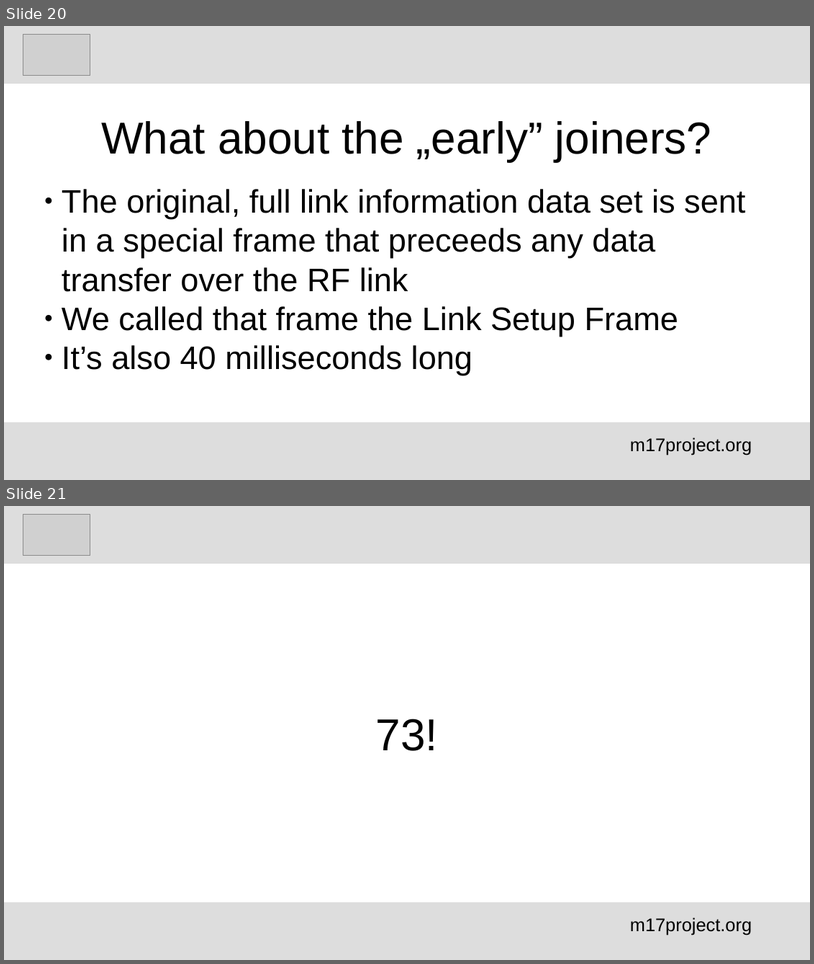
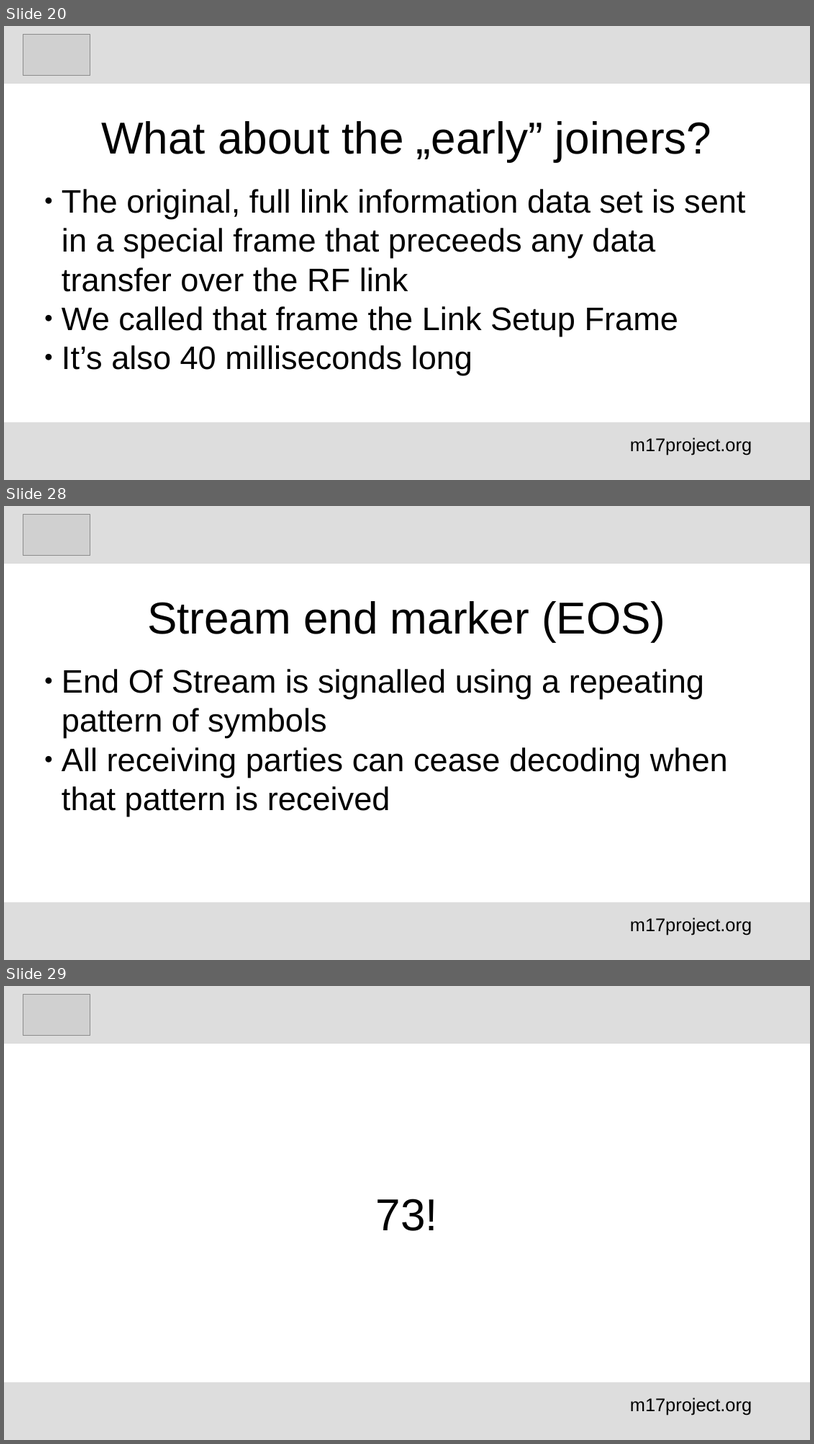
Before and after one commit to M17-Project/M17_education, a slide deck: English/M17_voice_encoding_en.odp. Shown one above the other, each under a label of ours: slides 20 and 21 before the commit, slides 20, 28 and 29 after it; the slides between them are not shown. The pictures are 814x964 and 814x1444 pixels, drawn with LibreOffice and Linux fonts; fonts in the diff are those of the drawing; grey boxes stand for pictures. Boxes give left, top, right and bottom in pixels: in the first picture for what was removed or moved away, otherwise in the second. Text is boxed around its words. In the diff, an @@ line names an element or a change of style, - is before the commit and + after.

```diff
--- a/English/M17_voice_encoding_en.odp
+++ b/English/M17_voice_encoding_en.odp
@@ slide 28 added at <box>4,506,810,960</box>, background #FFFFFF @@
@@ rectangle added at <box>4,506,810,564</box>, fill #DDDDDD @@
@@ picture added at <box>23,514,90,556</box> @@
@@ title added at <box>147,601,666,641</box>, 44 pt, text #000000 @@
+Stream end marker (EOS)
@@ subtitle added at <box>62,669,728,816</box>, 32 pt, text #000000 @@
+● End Of Stream is signalled using a repeating pattern of symbols
+● All receiving parties can cease decoding when that pattern is received
@@ rectangle added at <box>4,902,810,960</box>, fill #DDDDDD @@
@@ text added at <box>630,917,752,934</box>, 18 pt, text #000000 @@
+m17project.org
@@ what was slide 21 is now slide 29 @@
```
Also in this commit, not shown: 1 slide changed, 7 other slides added.
